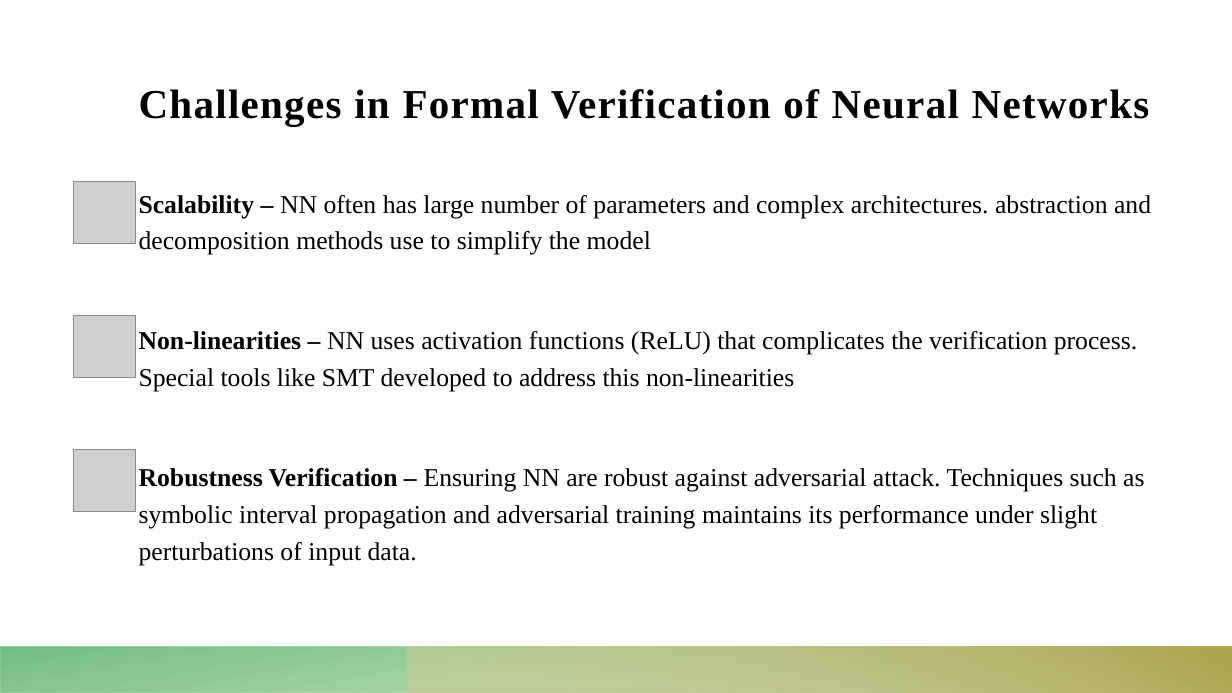
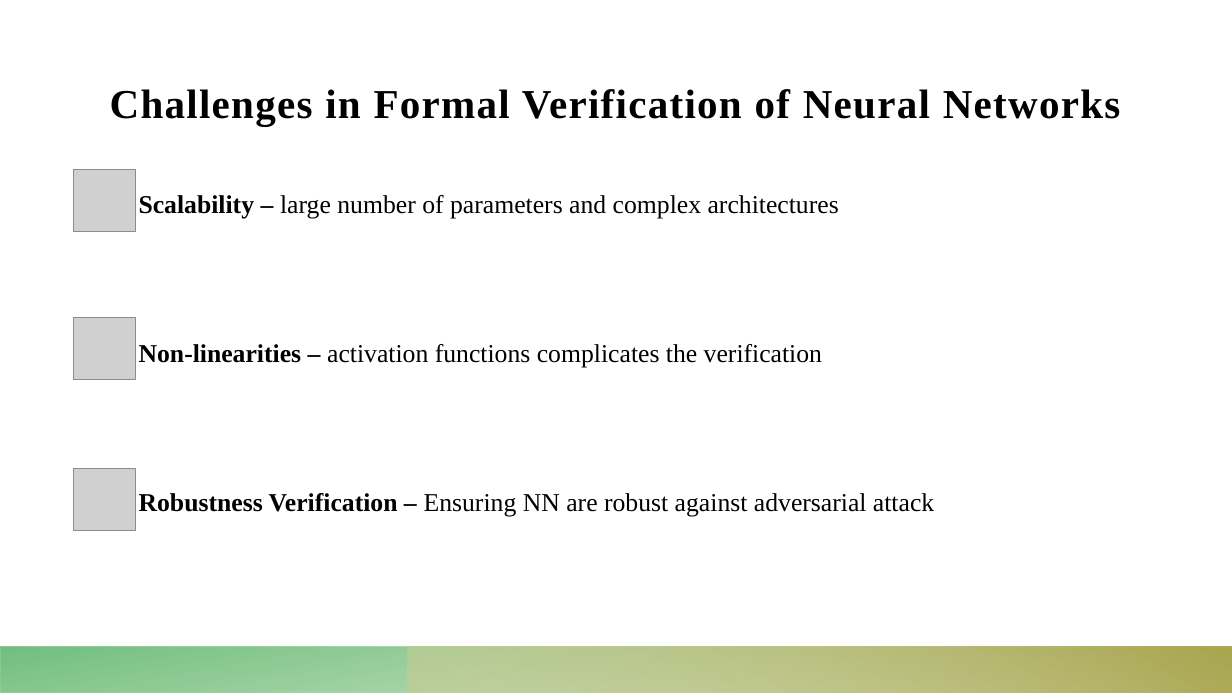
Before and after one commit to Dekel23/Sokoban-DRL, a slide deck: slide 4 of presentation.pptx. Drawn at 1232x693 pixels with LibreOffice and Linux fonts; fonts in the diff are those of the drawing; grey boxes stand for pictures. Boxes give left, top, right and bottom in pixels: in the first picture for what was removed or moved away, otherwise in the second. Text is boxed around its words. In the diff, an @@ line names an element or a change of style, - is before the commit and + after.

```diff
--- a/presentation.pptx
+++ b/presentation.pptx
@@ text "Challenges in Formal Verification of ...": place and size @@
-text "Challenges in Formal Verification of ..." at box(139, 89, 1150, 126)
+text "Challenges in Formal Verification of ..." at box(110, 89, 1121, 126)
@@ text "Challenges in Formal Verification of ..." at box(110, 89, 1121, 126): alignment left to centre @@
@@ picture: place and size @@
-picture at box(74, 181, 136, 243)
+picture at box(74, 169, 136, 231)
@@ text at box(139, 195, 934, 517): text changed @@
-Scalability – NN often has large number of parameters and complex architectures. abstraction and decomposition methods use to simplify the model
-Non-linearities – NN uses activation functions (ReLU) that complicates the verification process. Special tools like SMT developed to address this non-linearities
-Robustness Verification – Ensuring NN are robust against adversarial attack. Techniques such as symbolic interval propagation and adversarial training maintains its performance under slight perturbations of input data.
+Scalability – large number of parameters and complex architectures
+Non-linearities – activation functions complicates the verification
+Robustness Verification – Ensuring NN are robust against adversarial attack
@@ picture: place and size @@
-picture at box(74, 450, 136, 512)
+picture at box(74, 469, 136, 531)
```
Also in this commit, not shown: 2 other slides changed, 4 slides added, 9 other files.
